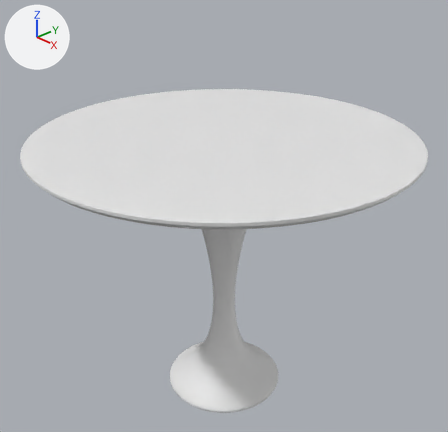
Renders of the Blender file 3COURSE/1SEM/polygon/table/table.blend from each side of a commit.
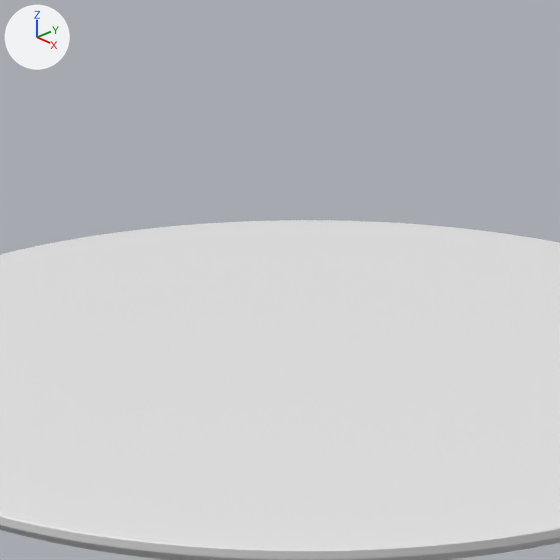
Old and new are each drawn whole from a 50 mm camera at (1.102, -1.038, 0.506) aimed at (-0.004, 0.004, -0.217) and again close up on the part from 22% to 73% of the width and 0% to 52% of the height. The lights are fixed; the arrows at upper left show +X, +Y and +Z.
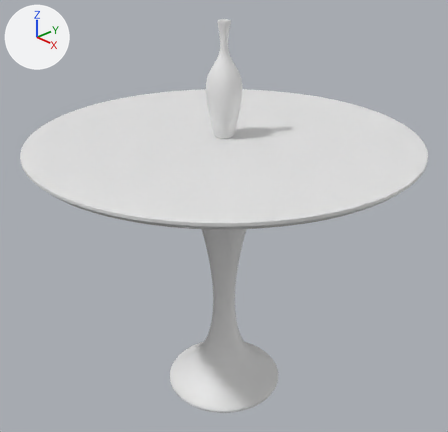
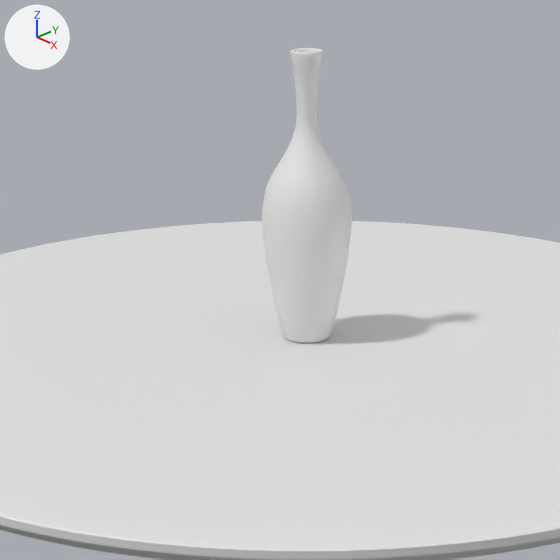
Location of each change, (x1, y1, x2, y2) in pixels of the close-ups (560 x 560 px):
'vase', added: after (262, 48, 352, 343)

What changed in the scene script:
```text
Add me_cube:
    me_cube.from_pydata(...)  # 336 vertices, 325 faces; spans x -0.047..0.047, y -0.047..0.047, z -0.291..-0.007
Add ob_vase:
    ob_vase = bpy.data.objects.new('vase', me_cube)
    ob_vase.location = (0.0, 0.0, 0.301)
    _m = ob_vase.modifiers.new('Solidify', 'SOLIDIFY')
    _m.thickness = 0.005
    _m = ob_vase.modifiers.new('Subdivision', 'SUBSURF')
    _m.levels = 6
    _m.render_levels = 3
```
